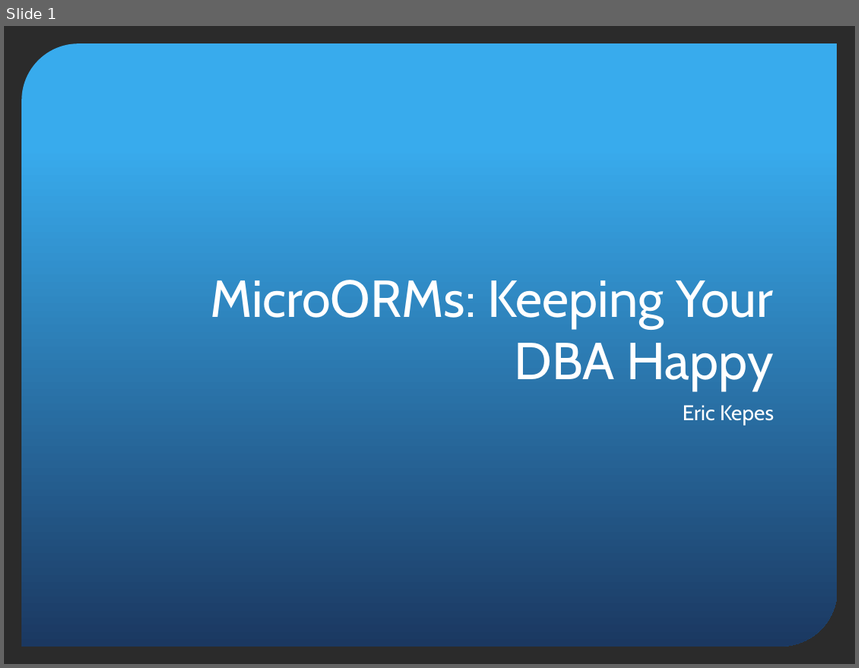
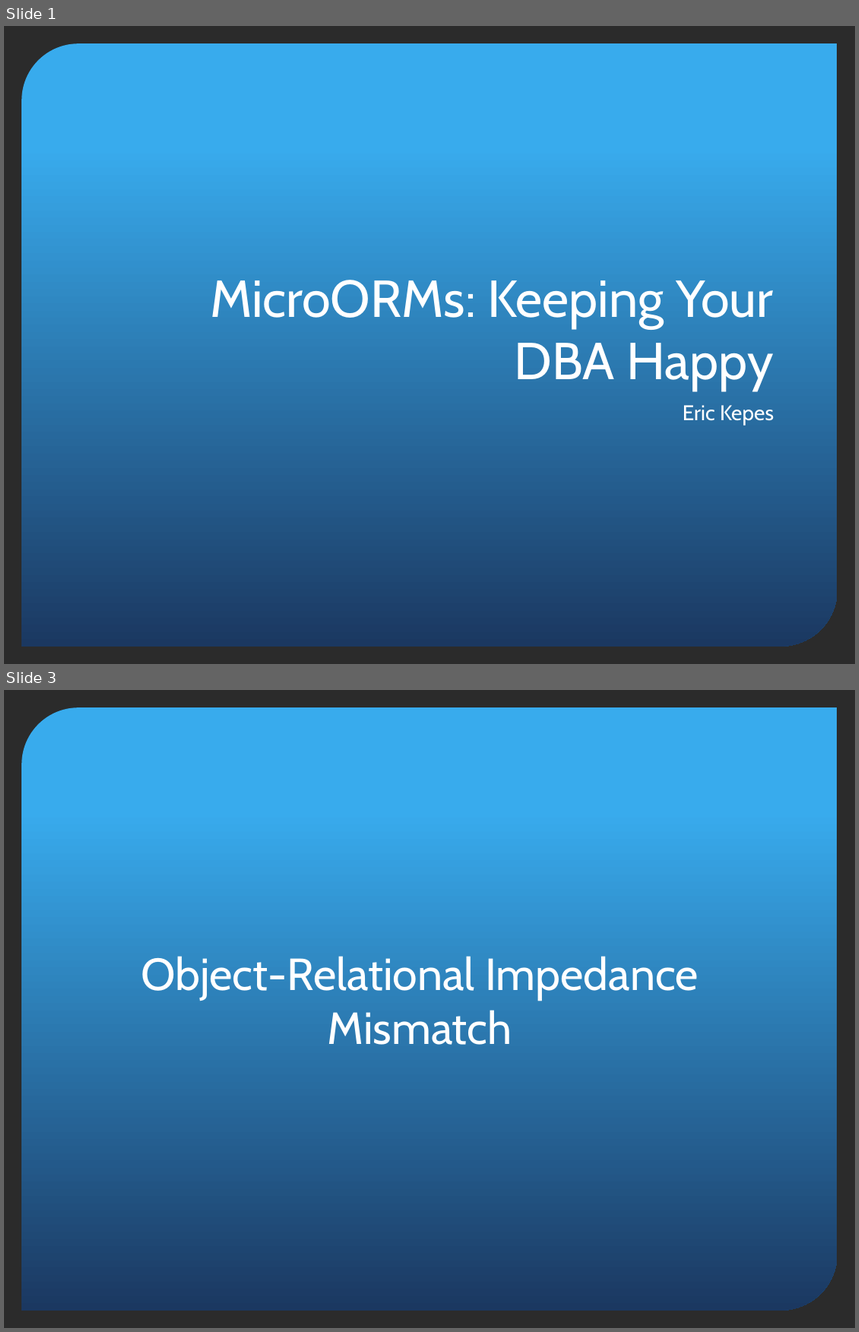
Before and after one commit to ekepes/Presentations, a slide deck: MicroORMs/MicroORMs - Keeping Your DBA Happy.pptx. Shown one above the other, each under a label of ours: slide 1 before the commit, slides 1 and 3 after it; the slides between them are not shown. The pictures are 859x668 and 859x1332 pixels, drawn with LibreOffice and Linux fonts; fonts in the diff are those of the drawing; background and template pictures are left out; a plain dark background stands for a picture behind light text. Boxes give left, top, right and bottom in pixels: in the first picture for what was removed or moved away, otherwise in the second. Text is boxed around its words. In the diff, an @@ line names an element or a change of style, - is before the commit and + after.

```diff
--- a/MicroORMs/MicroORMs - Keeping Your DBA Happy.pptx
+++ b/MicroORMs/MicroORMs - Keeping Your DBA Happy.pptx
@@ slide 3 added at [4,690,855,1328], background picture (left out); not listed: 1 template element that a slide beside it also shows @@
@@ title added at [141,956,699,1045], 38 pt, text #FFFFFF @@
+Object-Relational Impedance Mismatch
```
Also in this commit, not shown: 1 slide changed, 10 other slides added, 1 other file.
